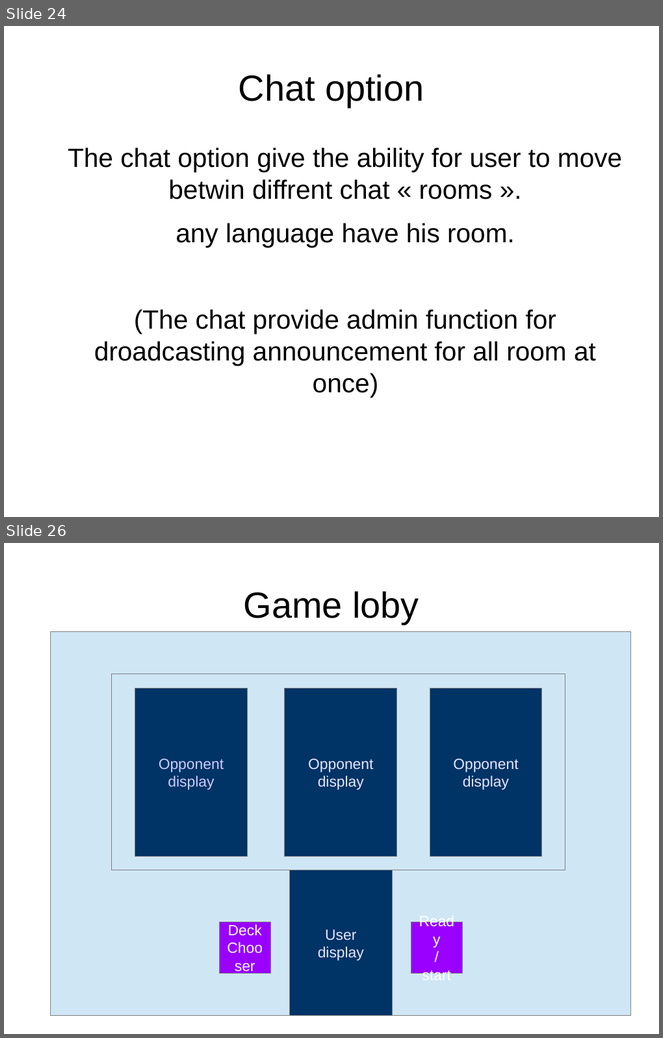
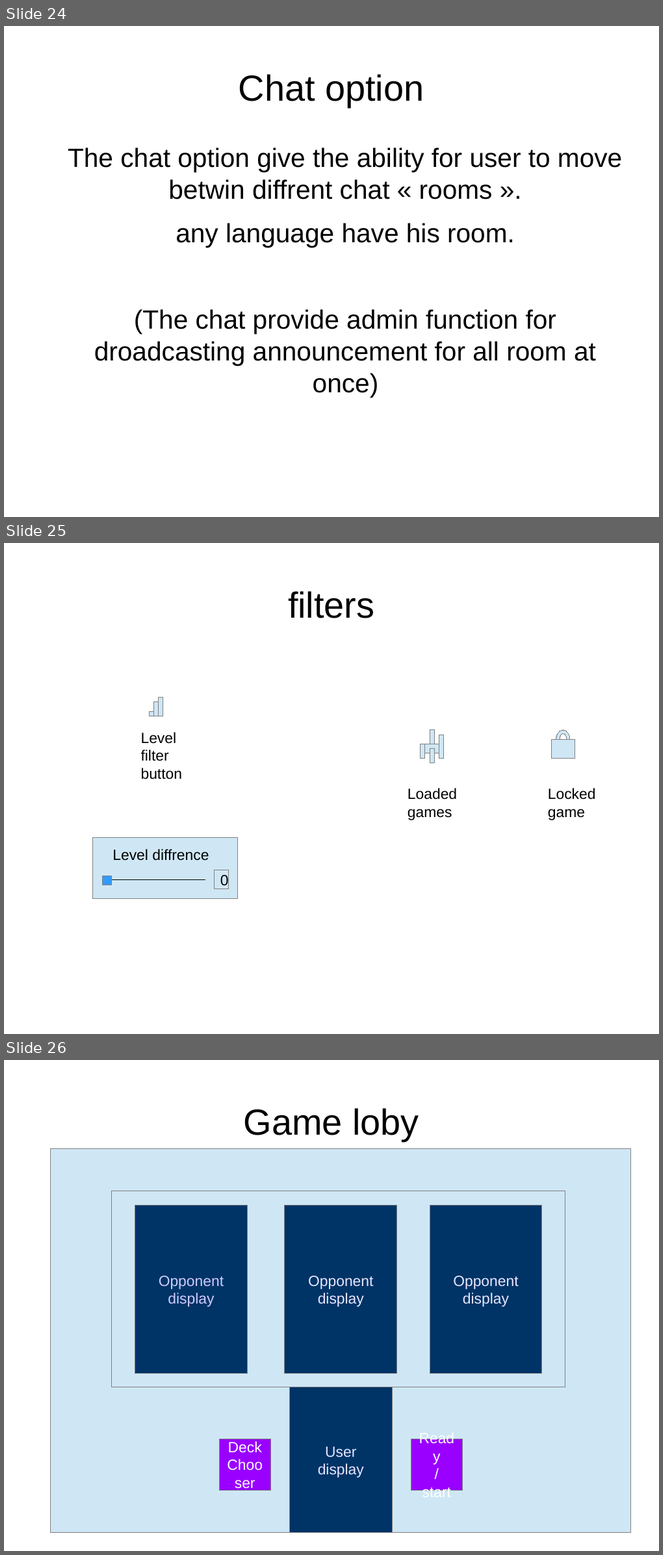
Before and after one commit to idolord/CryptDuel, a slide deck: documentation/interface.menu CDC.odp. Shown one above the other, each under a label of ours: slides 24 and 26 before the commit, slides 24, 25 and 26 after it; the slides between them are not shown. The pictures are 663x1038 and 663x1555 pixels, drawn with LibreOffice and Linux fonts; fonts in the diff are those of the drawing. Boxes give left, top, right and bottom in pixels: in the first picture for what was removed or moved away, otherwise in the second. Text is boxed around its words. In the diff, an @@ line names an element or a change of style, - is before the commit and + after.

Commit message:
interface.menu
finishing filters

```diff
--- a/documentation/interface.menu CDC.odp
+++ b/documentation/interface.menu CDC.odp
@@ slide 25 added at bbox=[4, 543, 659, 1034], background #FFFFFF @@
@@ title added at bbox=[288, 591, 374, 618], 44 pt, text #000000 @@
+filters
@@ rectangle added at bbox=[159, 698, 163, 716], fill #CFE7F5, outline #808080 0 pt @@
@@ rectangle added at bbox=[149, 711, 154, 716], fill #CFE7F5, outline #808080 0 pt @@
@@ rectangle added at bbox=[154, 702, 159, 717], fill #CFE7F5, outline #808080 0 pt @@
@@ text added at bbox=[141, 732, 183, 780], 18 pt, text #000000 @@
+Level filter button
@@ rectangle added at bbox=[430, 730, 435, 745], fill #CFE7F5, outline #808080 0 pt @@
@@ rectangle added at bbox=[440, 735, 444, 758], fill #CFE7F5, outline #808080 0 pt @@
@@ arch (boxed as its full ring) added at bbox=[556, 730, 571, 748], fill #CFE7F5, outline #808080 0 pt @@
@@ rectangle added at bbox=[421, 745, 426, 759], fill #CFE7F5, outline #808080 0 pt @@
@@ rectangle added at bbox=[426, 745, 440, 754], fill #CFE7F5, outline #808080 0 pt @@
@@ rectangle added at bbox=[430, 748, 435, 763], fill #CFE7F5, outline #808080 0 pt @@
@@ rectangle added at bbox=[551, 740, 575, 758], fill #CFE7F5, outline #808080 0 pt @@
@@ text added at bbox=[408, 788, 457, 821], 18 pt, text #000000 @@
+Loaded games
@@ text added at bbox=[548, 788, 596, 821], 18 pt, text #000000 @@
+Locked game
@@ rectangle added at bbox=[93, 838, 238, 899], fill #CFE7F5, outline #808080 0 pt @@
@@ text added at bbox=[113, 849, 209, 861], 18 pt, text #000000 @@
+Level diffrence
@@ rectangle added at bbox=[215, 871, 229, 889], fill #CFE7F5, outline #808080 0 pt, 18 pt, text #000000 @@
+0
@@ rectangle added at bbox=[102, 876, 112, 886], fill #3399FF, outline #808080 0 pt @@
@@ line added from (107, 880) to (206, 880), #000000 0 pt @@
```
Also in this commit, not shown: 1 slide removed.
